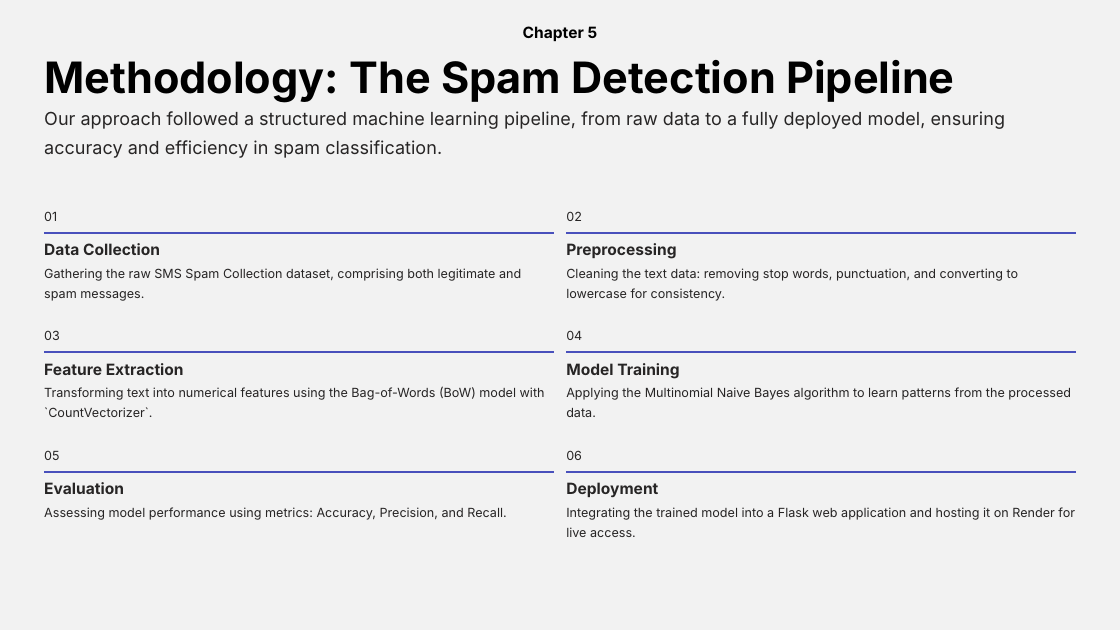
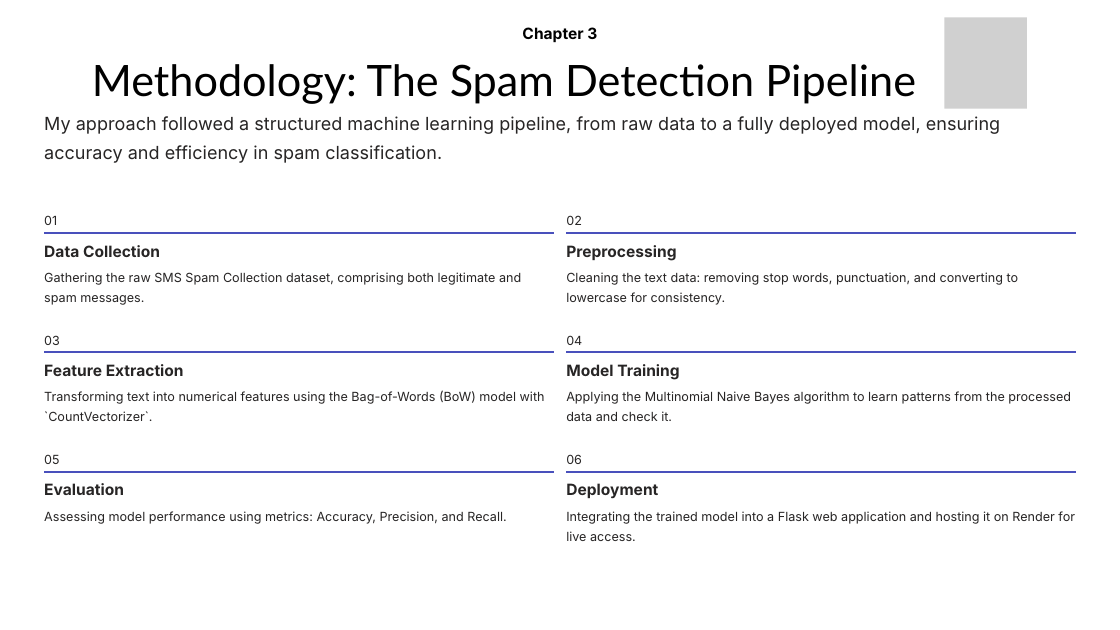
Before and after one commit to adreerajdas/Adree-Spam-Detection, a slide deck: slide 5 of frontend/public/documents/Spam_Detection_Presentation.pptx. Drawn at 1120x630 pixels with LibreOffice and Linux fonts; fonts in the diff are those of the drawing; grey boxes stand for pictures; background and template pictures are left out. Boxes give left, top, right and bottom in pixels: in the first picture for what was removed or moved away, otherwise in the second. Text is boxed around its words. In the diff, an @@ line names an element or a change of style, - is before the commit and + after.

Commit message:
MY PPT CHANGED

```diff
--- a/frontend/public/documents/Spam_Detection_Presentation.pptx
+++ b/frontend/public/documents/Spam_Detection_Presentation.pptx
@@ freeform shape removed at <box>0,0,1120,630</box> @@
@@ freeform shape removed at <box>0,0,1120,630</box> @@
@@ text at <box>522,27,597,43</box>: text changed @@
-Chapter 5
+Chapter 3
@@ picture added at <box>944,17,1027,109</box> @@
@@ text "Methodology: The Spam Detection Pipeline" at <box>92,64,916,104</box>: font Inter to Lato, bold off; alignment left to centre @@
@@ text at <box>44,116,1000,163</box>: text changed @@
-Our approach followed a structured machine learning pipeline, from raw data to a fully deployed model, ensuring accuracy and efficiency in spam classification.
+My approach followed a structured machine learning pipeline, from raw data to a fully deployed model, ensuring accuracy and efficiency in spam classification.
@@ text "01": place and size @@
-text "01" at <box>44,212,57,221</box>
+text "01" at <box>44,215,57,225</box>
@@ text "02": place and size @@
-text "02" at <box>566,211,582,221</box>
+text "02" at <box>566,215,582,225</box>
@@ text "Gathering the raw SMS Spam ...": place and size @@
-text "Gathering the raw SMS Spam ..." at <box>44,268,521,301</box>
+text "Gathering the raw SMS Spam ..." at <box>44,272,521,305</box>
@@ text "Cleaning the text data: removing ...": place and size @@
-text "Cleaning the text data: removing ..." at <box>566,268,1019,301</box>
+text "Cleaning the text data: removing ..." at <box>566,272,1019,305</box>
@@ text "03": place and size @@
-text "03" at <box>44,330,60,340</box>
+text "03" at <box>44,335,60,345</box>
@@ text "04": place and size @@
-text "04" at <box>566,330,582,340</box>
+text "04" at <box>566,335,582,345</box>
@@ text "Transforming text into numerical features ...": place and size @@
-text "Transforming text into numerical features ..." at <box>44,387,545,417</box>
+text "Transforming text into numerical features ..." at <box>44,391,545,421</box>
@@ text at <box>566,391,1071,421</box>: text changed @@
-Applying the Multinomial Naive Bayes algorithm to learn patterns from the processed data.
+Applying the Multinomial Naive Bayes algorithm to learn patterns from the processed data and check it.
@@ text "05": place and size @@
-text "05" at <box>44,451,59,460</box>
+text "05" at <box>44,454,59,464</box>
@@ text "06": place and size @@
-text "06" at <box>566,450,582,460</box>
+text "06" at <box>566,454,582,464</box>
@@ text "Assessing model performance using metrics: ...": place and size @@
-text "Assessing model performance using metrics: ..." at <box>44,507,506,520</box>
+text "Assessing model performance using metrics: ..." at <box>44,511,506,524</box>
@@ text "Integrating the trained model into ...": place and size @@
-text "Integrating the trained model into ..." at <box>566,507,1075,537</box>
+text "Integrating the trained model into ..." at <box>566,511,1075,541</box>
```
Also in this commit, not shown: 5 other slides changed, 8 slides added, 4 slides removed.
